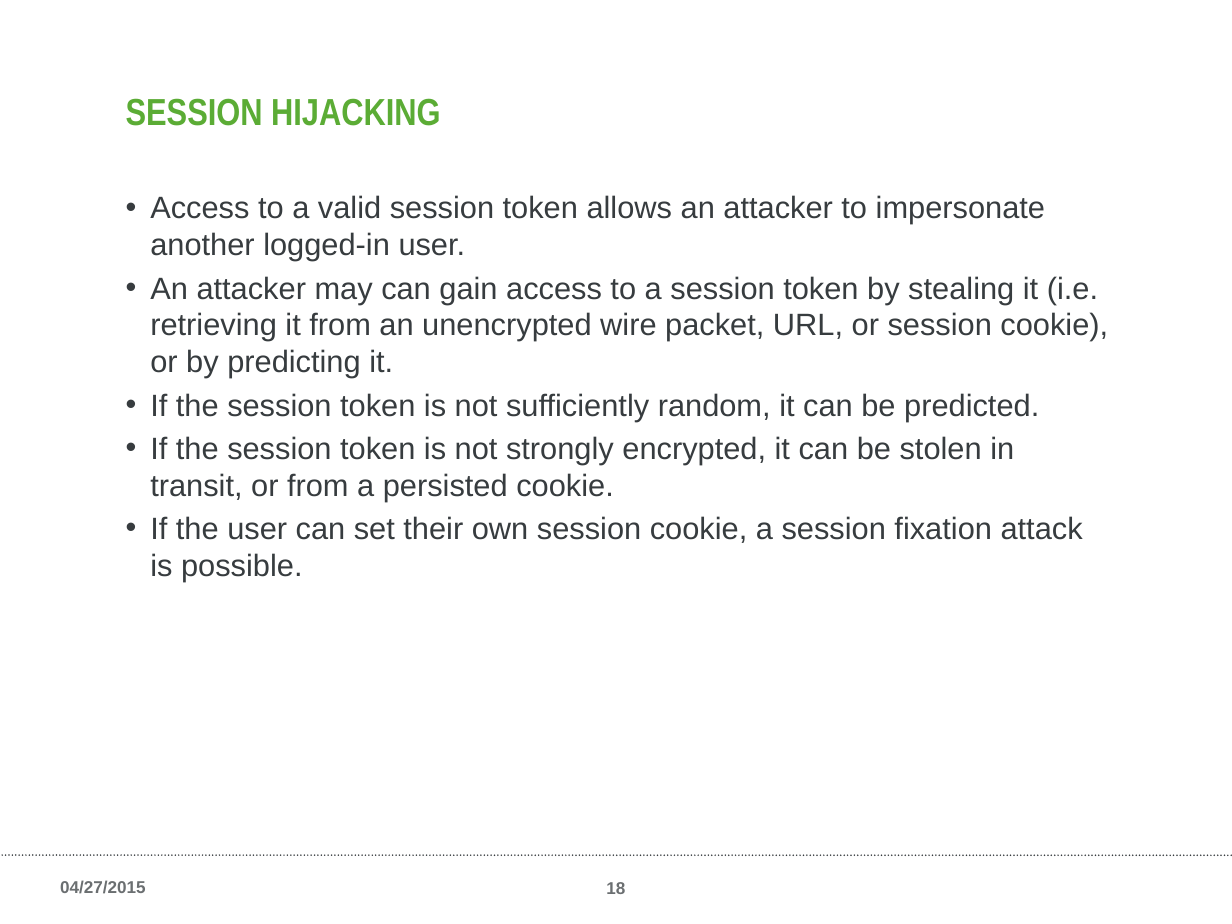
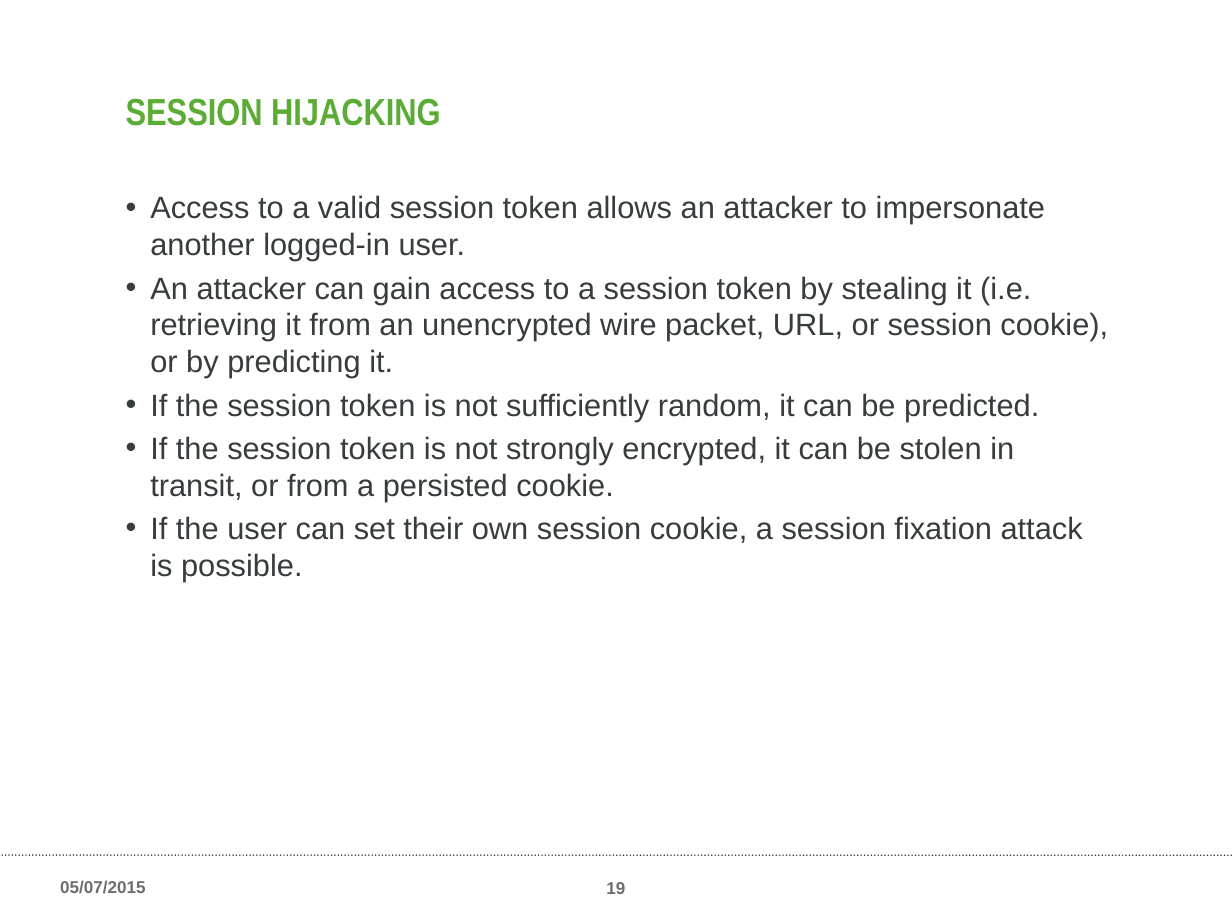
Before and after one commit to tjs1715/black-brd, a slide deck: slide 19 of public/OWASP-2015.pptx (slide 18 before the commit). Drawn at 1232x924 pixels with LibreOffice and Linux fonts; fonts in the diff are those of the drawing; background and template pictures are left out. Boxes give left, top, right and bottom in pixels: in the first picture for what was removed or moved away, otherwise in the second. Text is boxed around its words. In the diff, an @@ line names an element or a change of style, - is before the commit and + after.

```diff
--- a/public/OWASP-2015.pptx
+++ b/public/OWASP-2015.pptx
@@ text at bbox=[150, 276, 1108, 378]: text changed @@
-• An attacker may can gain access to a session token by stealing it (i.e. retrieving it from an unencrypted wire packet, URL, or session cookie), or by predicting it.
+• An attacker can gain access to a session token by stealing it (i.e. retrieving it from an unencrypted wire packet, URL, or session cookie), or by predicting it.
@@ text at bbox=[60, 880, 145, 894]: text changed @@
-04/27/2015
+05/07/2015
```
Also in this commit, not shown: 36 other slides changed, 2 slides added, 1 slide removed, 25 other files.
